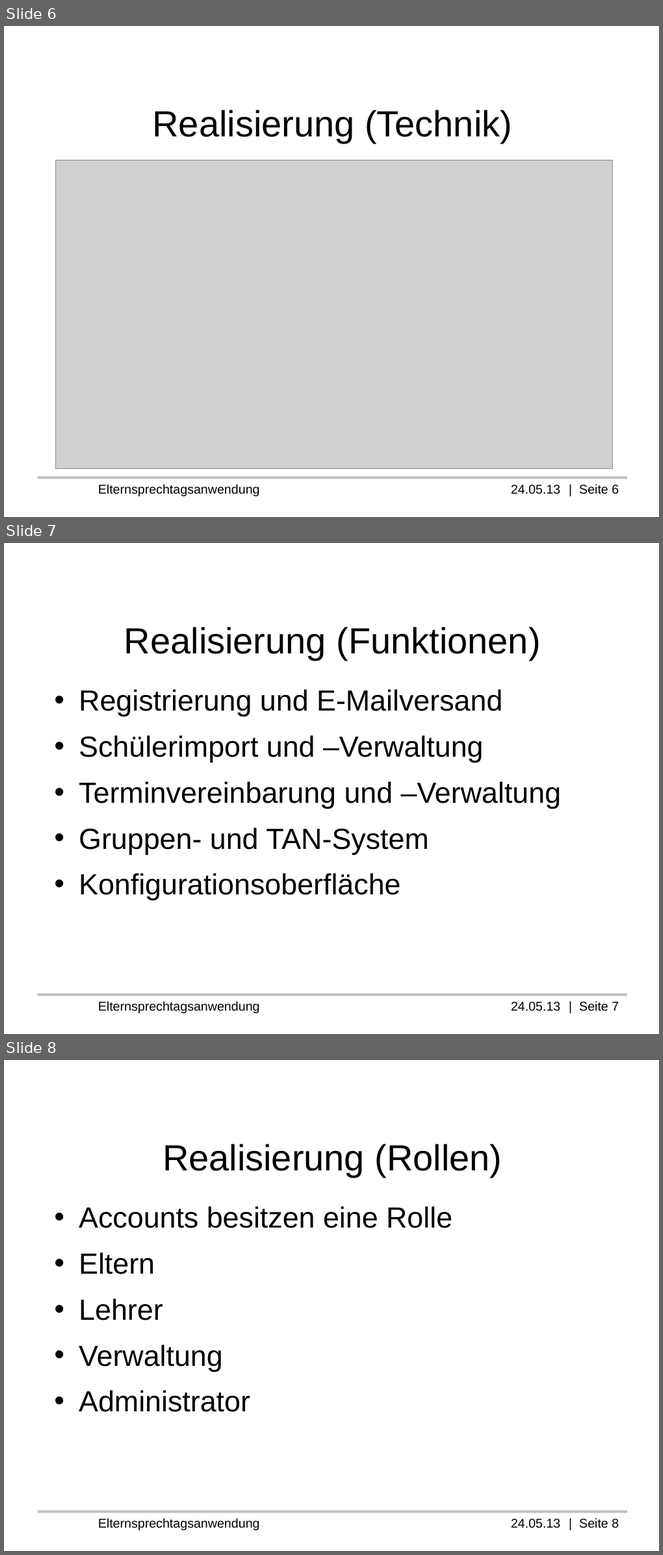
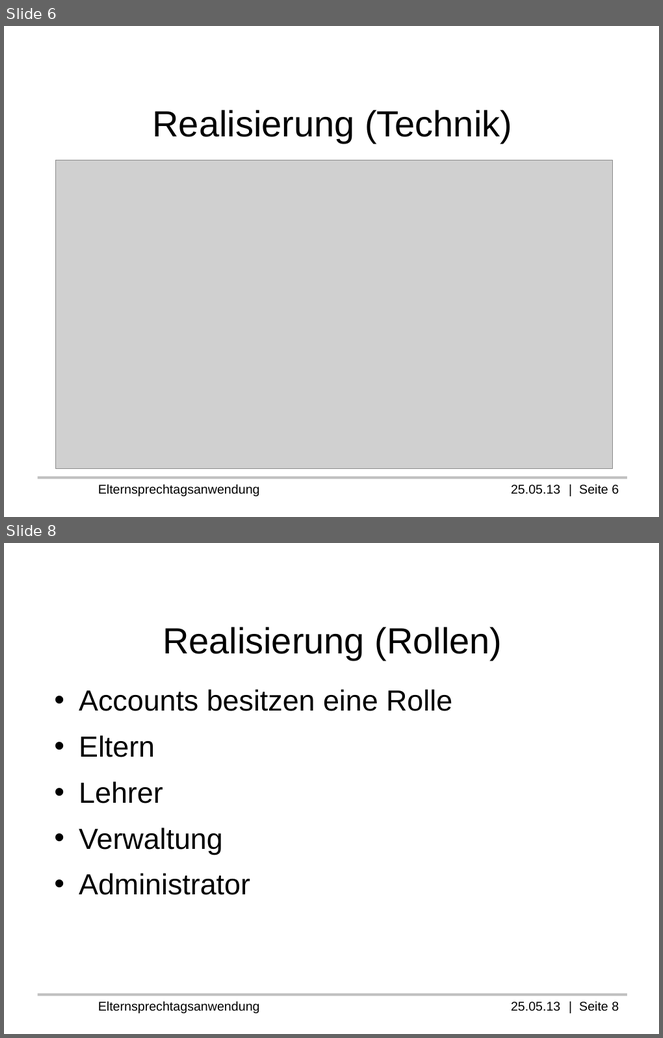
Before and after one commit to Professi/esta, a slide deck: docs/Praesentation/Elternsprechtagsanwendung(ESTA).odp. Shown one above the other, each under a label of ours: slides 6, 7 and 8 before the commit, slides 6 and 8 after it; the slides between them are not shown. The pictures are 663x1555 and 663x1038 pixels, drawn with LibreOffice and Linux fonts; fonts in the diff are those of the drawing; grey boxes stand for pictures; background and template pictures are left out. Boxes give left, top, right and bottom in pixels: in the first picture for what was removed or moved away, otherwise in the second. Text is boxed around its words. In the diff, an @@ line names an element or a change of style, - is before the commit and + after.

Commit message:
#update Praesentation/Elternsprechtagsanwendung(ESTA).odp

```diff
--- a/docs/Praesentation/Elternsprechtagsanwendung(ESTA).odp
+++ b/docs/Praesentation/Elternsprechtagsanwendung(ESTA).odp
@@ slide 7 removed at <box>4,543,659,1034</box>, background #FFFFFF; not listed: 2 template elements that a slide beside it also shows @@
@@ title removed at <box>124,627,540,660</box> @@
-Realisierung (Funktionen)
@@ text removed at <box>79,689,562,901</box> @@
-• Registrierung und E-Mailversand
-• Schülerimport und –Verwaltung
-• Terminvereinbarung und –Verwaltung
-• Gruppen- und TAN-System
-• Konfigurationsoberfläche
@@ text at <box>98,484,619,497</box>: text changed @@
-Elternsprechtagsanwendung 24.05.13 | Seite 6
+Elternsprechtagsanwendung 25.05.13 | Seite 6
@@ text at <box>98,1001,619,1014</box>: text changed @@
-Elternsprechtagsanwendung 24.05.13 | Seite 8
+Elternsprechtagsanwendung 25.05.13 | Seite 8
```
Also in this commit, not shown: 2 slides added, 1 other slide removed.
